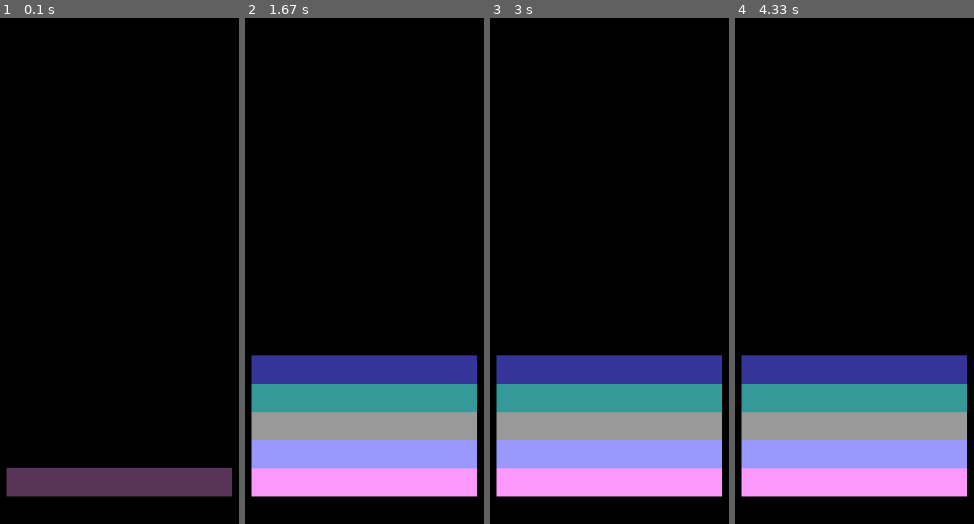
Above: before the commit, frames 1-4 (left to right).
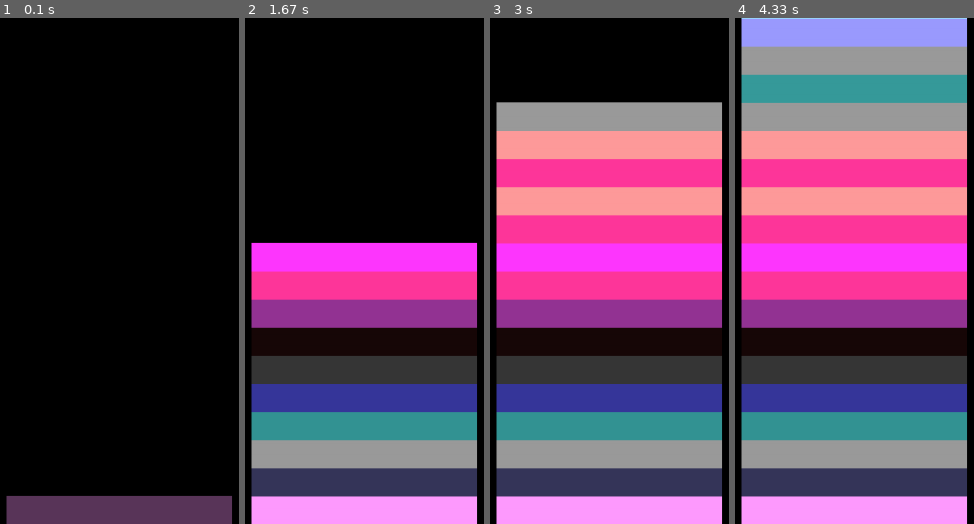
Above: after the commit, the same moments.

Repository: szalencia/STACKS-PYTHON
Game: pygame game, started from STACKS-2D.py
The game is run twice, just before and just after one commit, with the same random seed, the same clock (stepped at 60 frames per second) and the same inputs.
Inputs:
- Up to frame 1 (0.1 s): no input
- Up to frame 2 (1.67 s): tap Space at 0.33, 0.73, 1.03, 1.23, 1.57 s
- Up to frame 3 (3 s): tap Space at 1.87, 2.07, 2.37, 2.63, 2.97 s
- Up to frame 4 (4.33 s): tap Space at 3.27, 3.4, 3.8, 4.1 s

The runs differ from the first frame. In frame 1, 10% of the frame differs, in the area x 2-98%, y 88-100%; in frame 2, 48%; in frame 3, 74%; in frame 4, 90%, in the area x 2-98%, y 0-100%.

Commit message:
Update STACKS-2D.py
Adds Spacebar Action

Diff:
--- a/STACKS-2D.py
+++ b/STACKS-2D.py
@@ -10,7 +10,7 @@
 loop = True
 
 stacksArray = []
-A,B,C,D = [600,850],[1000,850],[1000,900],[600,900]
+stackVertices = [[600,900],[1000,900],[1000,950],[600,950]]
 timeElapsed = 0
 fps = 100
 timeDelay = 1000//fps
@@ -38,6 +38,13 @@
         colorSet[0][i] += step
     return colorSet[0] # Returning the Updated colorSet[0] = present
 
+def pushUp (vertices):
+    vertices[0][1]-=50
+    vertices[1][1]-=50
+    vertices[2][1]-=50
+    vertices[3][1]-=50
+    return vertices
+
 
 while loop :
     pygame.time.delay(timeDelay)
@@ -45,26 +52,25 @@
     # GAME INITIALISATION
     if timeElapsed < 1250: #1250/250 = 5, which is no. of initial stacks :)
         if timeElapsed % 250 == 0:
-            A[1]-=50
-            B[1]-=50
-            C[1]-=50
-            D[1]-=50
+            pushUp (stackVertices)
             color = colorUpdate(color)
             colorPresent = [0,0,0]
             colorStep = 25 # 250 miliseconds but 25 steps in total
         colorPresent = fadeIn(colorStep, [colorPresent,color])
         colorStep = colorStep-1
-        pygame.draw.polygon(win,colorPresent,(A,B,C,D))
+        pygame.draw.polygon(win,colorPresent,stackVertices)
 
     # GAME LOGICS RENDER
     else: # Enters right when timeElapsed becomes 1250 at 5th stack :)
-        pygame.draw.polygon(win,color,(A,B,C,D))
+        pygame.draw.polygon(win,color,stackVertices)
 
     # GAME LOGICS ENGINE
     x = pygame.event.get()
     for event in x :
         if event.type == pygame.KEYDOWN :
             if event.key == pygame.K_SPACE :
+                pushUp (stackVertices)
+                color = colorUpdate(color)
                 print("SPACEBAR") # WILL BE USED LATER FOR GAMEPLAY
         if event.type == pygame.QUIT :
             loop = False
